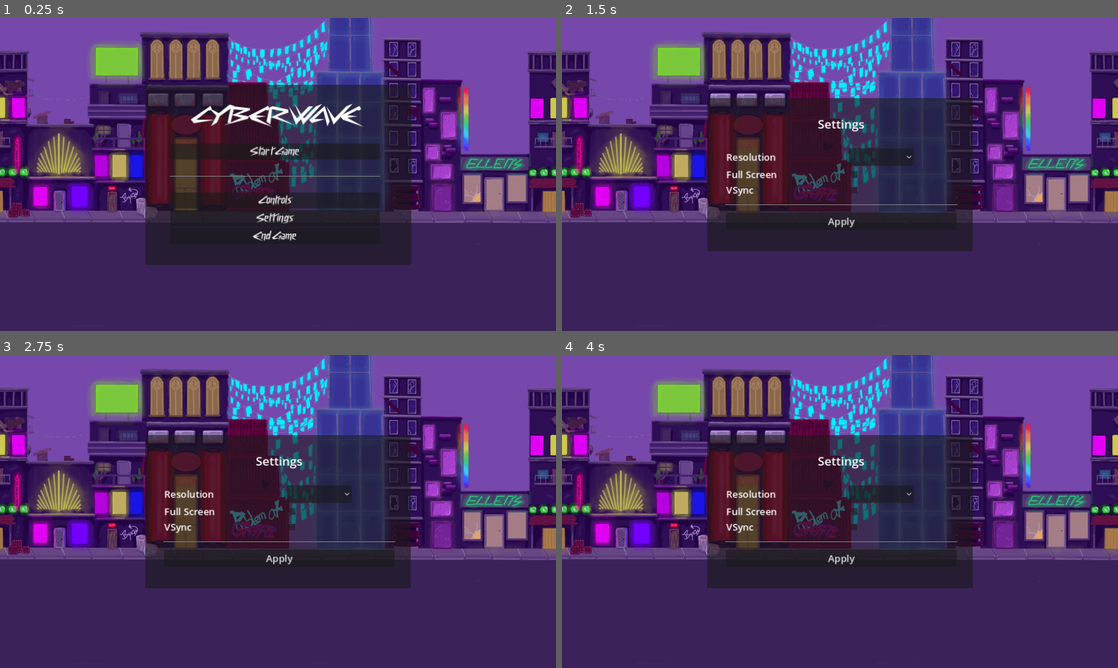
Above: before the commit, frames 1-4 (two rows, left to right).
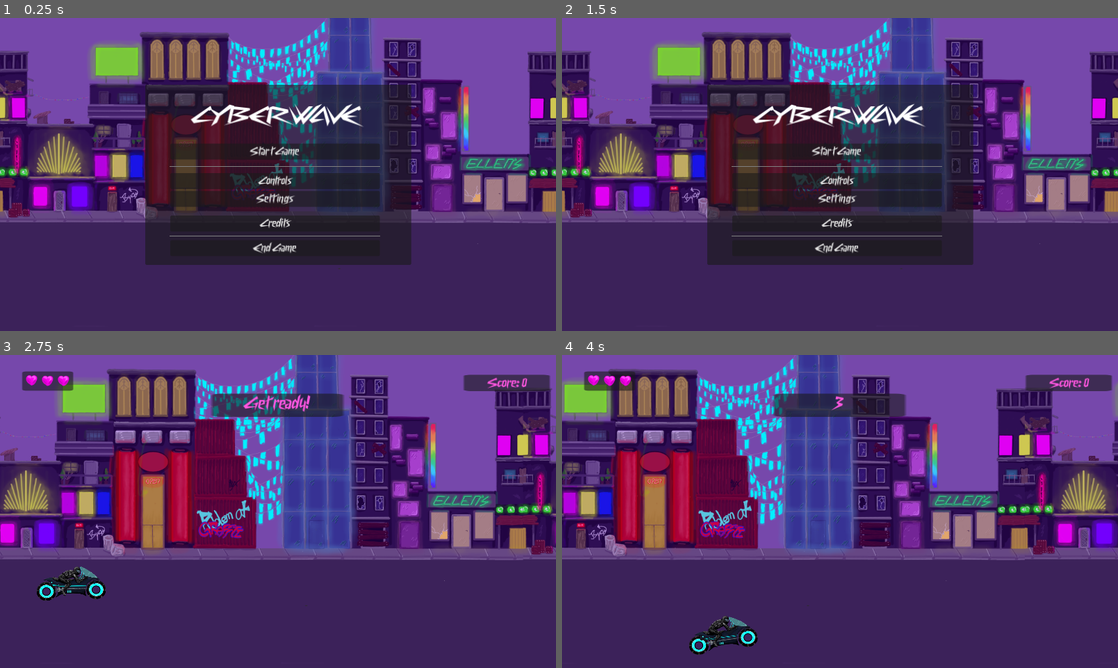
Above: after the commit, the same moments.

Repository: zino212/godot-game-creation
Game: Godot game, scene res://main.tscn
The game is run twice, just before and just after one commit, with the same random seed, the same clock (stepped at 60 frames per second) and the same inputs.
Inputs (mouse positions are in pixels of both pictures, inside the frame that each line leads up to):
- Up to frame 1 (0.25 s): no input
- Up to frame 2 (1.5 s): click (834, 224) at 0.5 s, where only the run after the commit has a clickable "Credits"; click (840, 265) at 1.25 s, where only the run after the commit has a clickable "Back"
- Up to frame 3 (2.75 s): click (272, 489) at 2 s, where only the run after the commit has a clickable "Start Game"
- Up to frame 4 (4 s): hold Right (move_right) 2.78-3.53 s; hold Down (move_down) from 3.53 s (still down)

The runs differ from the first frame. In frame 1, 2.8% of the frame differs, in the area x 30-69%, y 47-76%; in frame 2, 10%; in frame 3, 51%; in frame 4, 58%, in the area x 0-100%, y 0-96%.

Commit message:
Add credits panel

Diff:
--- a/hud.gd
+++ b/hud.gd
@@ -95,4 +95,10 @@
 
 func _on_back_button_pressed():
 	$Controls.visible = false
+	$Credits.visible = false
 	$Menu.visible = true
+
+
+func show_credits():
+	$Menu.visible = false
+	$Credits.visible = true
--- a/hud.tscn
+++ b/hud.tscn
@@ -126,7 +126,7 @@
 text = "Start Game"
 
 [node name="HSeparator2" type="HSeparator" parent="Menu/VBoxContainer"]
-custom_minimum_size = Vector2(0, 60)
+custom_minimum_size = Vector2(0, 20)
 layout_mode = 2
 
 [node name="Controls_Button" type="Button" parent="Menu/VBoxContainer"]
@@ -142,6 +142,21 @@
 theme_override_fonts/font = ExtResource("3_qv03x")
 theme_override_font_sizes/font_size = 22
 text = "Settings"
+
+[node name="HSeparator3" type="HSeparator" parent="Menu/VBoxContainer"]
+custom_minimum_size = Vector2(0, 10)
+layout_mode = 2
+
+[node name="Credits_Button" type="Button" parent="Menu/VBoxContainer"]
+layout_mode = 2
+tooltip_text = "Configure Resolution and VSync"
+theme_override_fonts/font = ExtResource("3_qv03x")
+theme_override_font_sizes/font_size = 22
+text = "Credits"
+
+[node name="HSeparator4" type="HSeparator" parent="Menu/VBoxContainer"]
+custom_minimum_size = Vector2(0, 10)
+layout_mode = 2
 
 [node name="End_Button" type="Button" parent="Menu/VBoxContainer"]
 layout_mode = 2
@@ -313,10 +328,93 @@
 theme_override_font_sizes/font_size = 22
 text = "Back"
 
+[node name="Credits" type="Panel" parent="."]
+visible = false
+anchors_preset = 8
+anchor_left = 0.5
+anchor_top = 0.5
+anchor_right = 0.5
+anchor_bottom = 0.5
+offset_left = -275.5
+offset_top = -217.5
+offset_right = 275.5
+offset_bottom = 217.5
+grow_horizontal = 2
+grow_vertical = 2
+size_flags_horizontal = 4
+size_flags_vertical = 4
+
+[node name="VBoxContainer" type="VBoxContainer" parent="Credits"]
+layout_mode = 1
+anchors_preset = 8
+anchor_left = 0.5
+anchor_top = 0.5
+anchor_right = 0.5
+anchor_bottom = 0.5
+offset_left = -255.5
+offset_top = -133.5
+offset_right = 255.5
+offset_bottom = 133.5
+grow_horizontal = 2
+grow_vertical = 2
+
+[node name="Label" type="Label" parent="Credits/VBoxContainer"]
+layout_mode = 2
+theme_override_fonts/font = ExtResource("3_qv03x")
+theme_override_font_sizes/font_size = 50
+text = "Credits"
+horizontal_alignment = 1
+
+[node name="HSeparator" type="HSeparator" parent="Credits/VBoxContainer"]
+custom_minimum_size = Vector2(0, 20)
+layout_mode = 2
+
+[node name="Label2" type="Label" parent="Credits/VBoxContainer"]
+layout_mode = 2
+text = "This game was developed during the summer course program
+\"Game Creation with Godot 2023\" of the Montana State University
+and the Freie Universität Berlin."
+horizontal_alignment = 1
+
+[node name="HSeparator2" type="HSeparator" parent="Credits/VBoxContainer"]
+custom_minimum_size = Vector2(0, 20)
+layout_mode = 2
+
+[node name="Label3" type="Label" parent="Credits/VBoxContainer"]
+layout_mode = 2
+text = "Game Development and Game Design:
+Rebekah Yager
+Luis Günther"
+horizontal_alignment = 1
+
+[node name="HSeparator3" type="HSeparator" parent="Credits/VBoxContainer"]
+custom_minimum_size = Vector2(0, 20)
+layout_mode = 2
+
+[node name="Label4" type="Label" parent="Credits/VBoxContainer"]
+layout_mode = 2
+text = "Music:
+TBD"
+horizontal_alignment = 1
+
+[node name="HSeparator4" type="HSeparator" parent="Credits/VBoxContainer"]
+custom_minimum_size = Vector2(0, 20)
+layout_mode = 2
+
+[node name="Back_Button" type="Button" parent="Credits/VBoxContainer"]
+layout_mode = 2
+size_flags_vertical = 8
+tooltip_text = "Quit the Game"
+theme_override_fonts/font = ExtResource("3_qv03x")
+theme_override_font_sizes/font_size = 22
+text = "Back"
+
 [connection signal="pressed" from="Menu/VBoxContainer/Resume_Button" to="." method="_on_resume_button_pressed"]
 [connection signal="pressed" from="Menu/VBoxContainer/Start_Button" to="." method="_on_start_button_pressed"]
 [connection signal="pressed" from="Menu/VBoxContainer/Controls_Button" to="." method="show_controls"]
 [connection signal="pressed" from="Menu/VBoxContainer/Settings_Button" to="." method="show_settings"]
+[connection signal="pressed" from="Menu/VBoxContainer/Credits_Button" to="." method="show_credits"]
 [connection signal="pressed" from="Menu/VBoxContainer/End_Button" to="." method="_on_end_button_pressed"]
 [connection signal="apply_button_pressed" from="Settings" to="." method="_on_settings_apply_button_pressed"]
 [connection signal="pressed" from="Controls/VBoxContainer/Back_Button" to="." method="_on_back_button_pressed"]
+[connection signal="pressed" from="Credits/VBoxContainer/Back_Button" to="." method="_on_back_button_pressed"]
